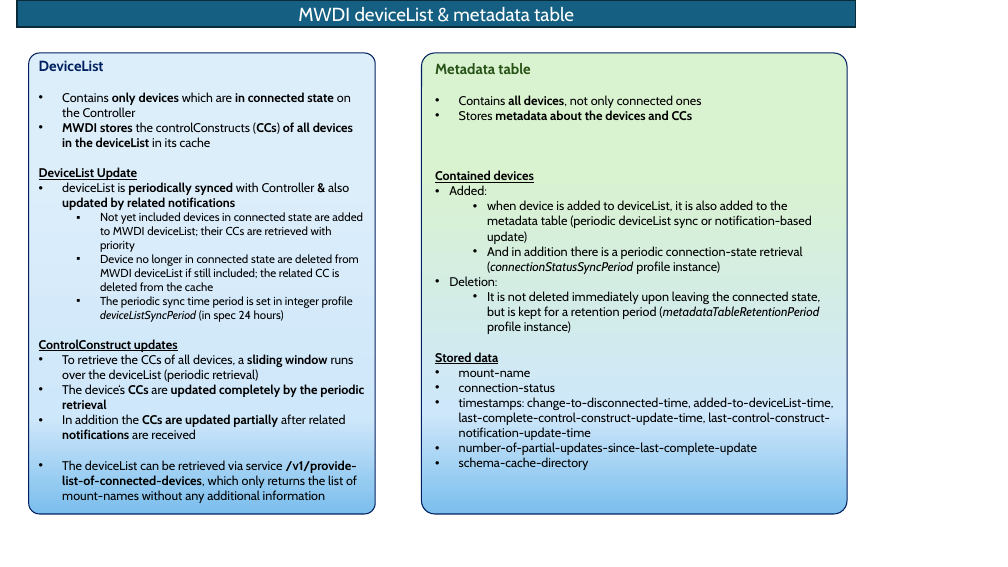
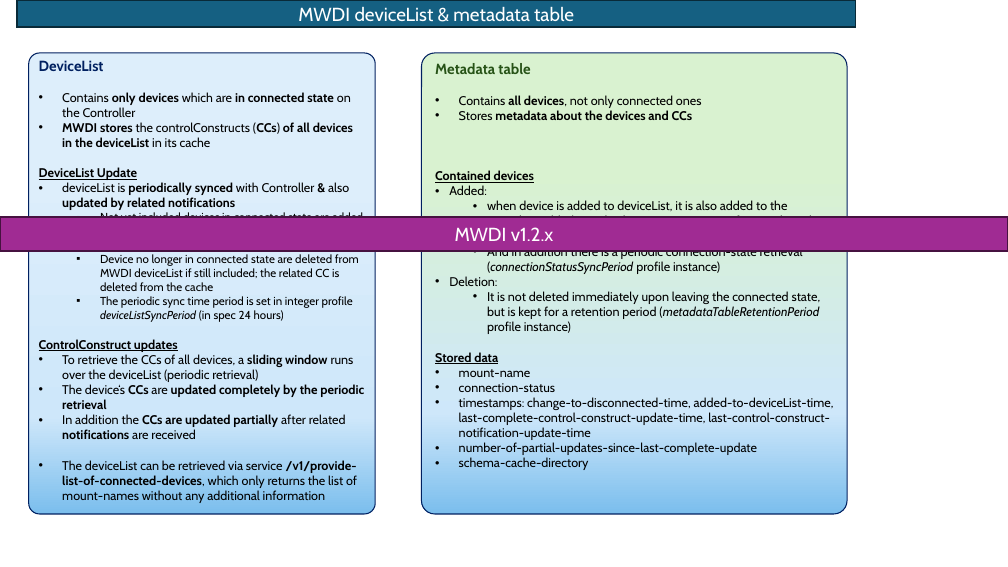
Before and after one commit to openBackhaul/MicroWaveDeviceInventory, a slide deck: slide 4 of spec/additionalDescription/pictures/MetadataTablePics.pptx (slide 1 before the commit). Drawn at 1008x567 pixels with LibreOffice and Linux fonts; fonts in the diff are those of the drawing. Boxes give left, top, right and bottom in pixels: in the first picture for what was removed or moved away, otherwise in the second. Text is boxed around its words. In the diff, an @@ line names an element or a change of style, - is before the commit and + after.

```diff
--- a/spec/additionalDescription/pictures/MetadataTablePics.pptx
+++ b/spec/additionalDescription/pictures/MetadataTablePics.pptx
@@ rectangle added at bbox=[0, 217, 1008, 251], fill #A02B93, outline #461340 1.5 pt, 18 pt, text #FFFFFF @@
+MWDI v1.2.x
```
Also in this commit, not shown: 2 other slides changed, 2 slides added, 10 other files.
